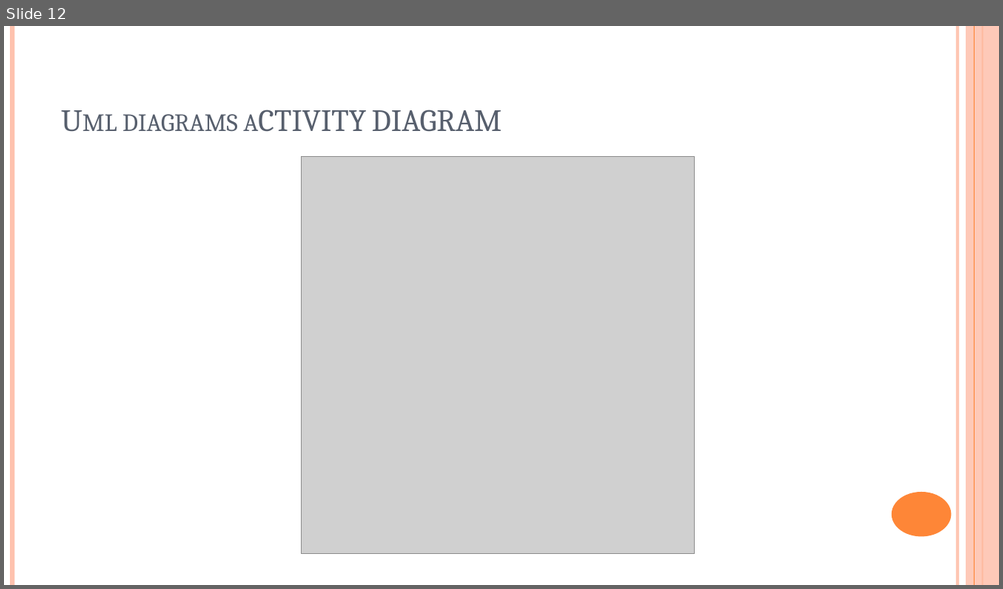
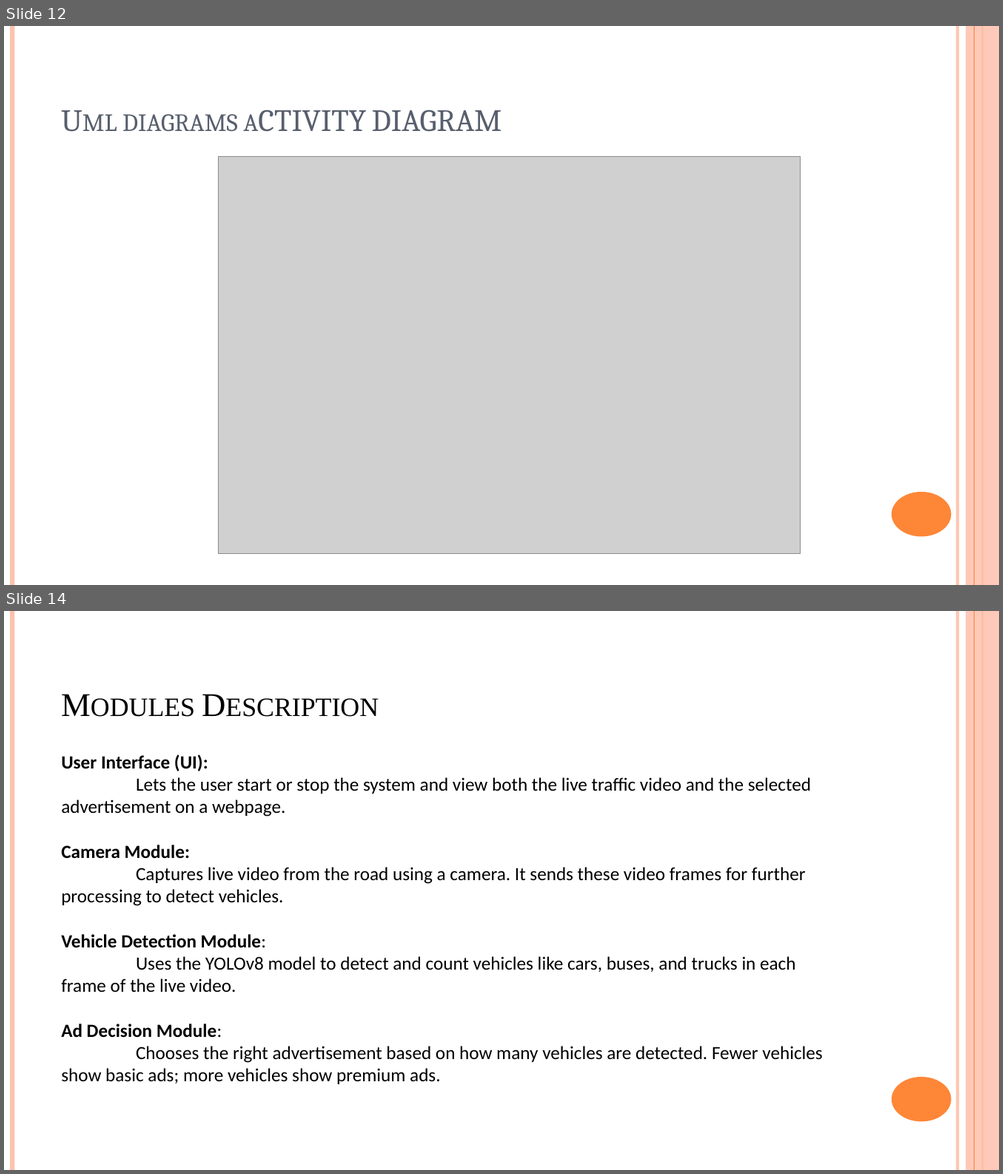
Before and after one commit to karthikeya-goud/Mini_project, a slide deck: B10 PRC 3.pptx. Shown one above the other, each under a label of ours: slide 12 before the commit, slides 12 and 14 after it; the slides between them are not shown. The pictures are 1003x589 and 1003x1174 pixels, drawn with LibreOffice and Linux fonts; fonts in the diff are those of the drawing; grey boxes stand for pictures. Boxes give left, top, right and bottom in pixels: in the first picture for what was removed or moved away, otherwise in the second. Text is boxed around its words. In the diff, an @@ line names an element or a change of style, - is before the commit and + after.

```diff
--- a/B10 PRC 3.pptx
+++ b/B10 PRC 3.pptx
@@ slide 14 added at (4, 611, 999, 1170), background #FFFFFF; not listed: 6 template elements that a slide beside it also shows @@
@@ title added at (54, 633, 867, 726), 32 pt, text #000000, small capitals @@
+Modules Description
@@ text added at (61, 755, 822, 1085), 18 pt, text #000000 @@
+User Interface (UI):
+Lets the user start or stop the system and view both the live traffic video and the selected advertisement on a webpage.
+Camera Module:
+Captures live video from the road using a camera. It sends these video frames for further processing to detect vehicles.
+Vehicle Detection Module:
+Uses the YOLOv8 model to detect and count vehicles like cars, buses, and trucks in each frame of the live video.
+Ad Decision Module:
+Chooses the right advertisement based on how many vehicles are detected. Fewer vehicles show basic ads; more vehicles show premium ads.
@@ slide 12 changed as well @@
@@ picture: place and size @@
-picture at (301, 156, 694, 554)
+picture at (218, 156, 800, 554)
```
Also in this commit, not shown: 15 other slides changed, 2 other slides added, 6 slides removed.
